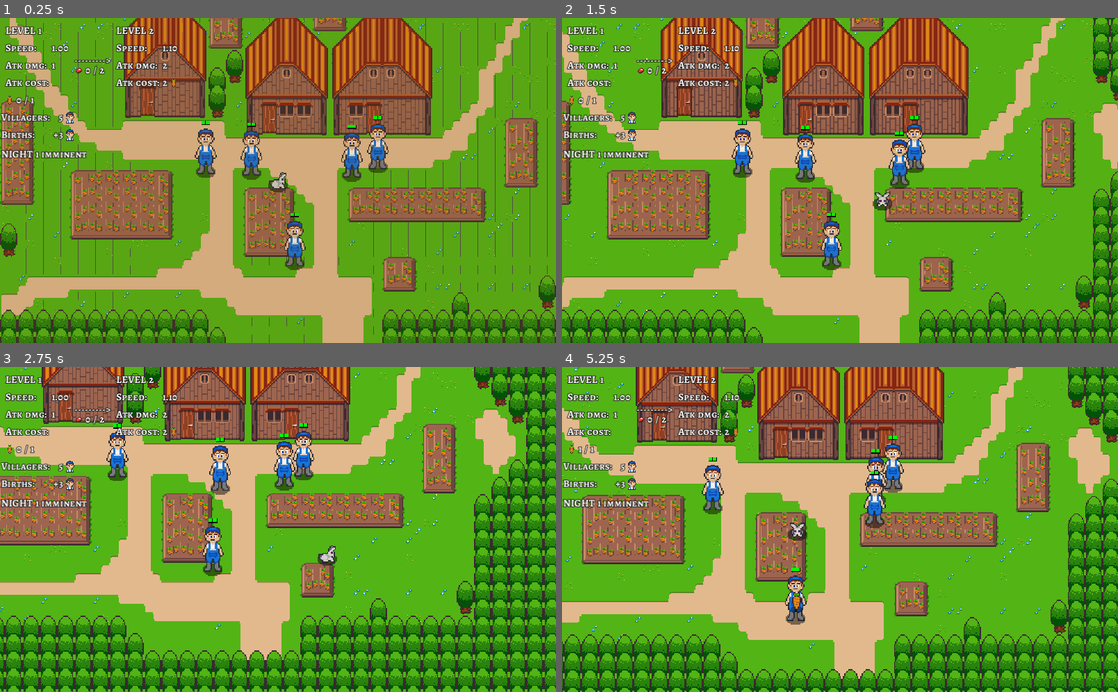
Above: before the commit, frames 1-4 (two rows, left to right).
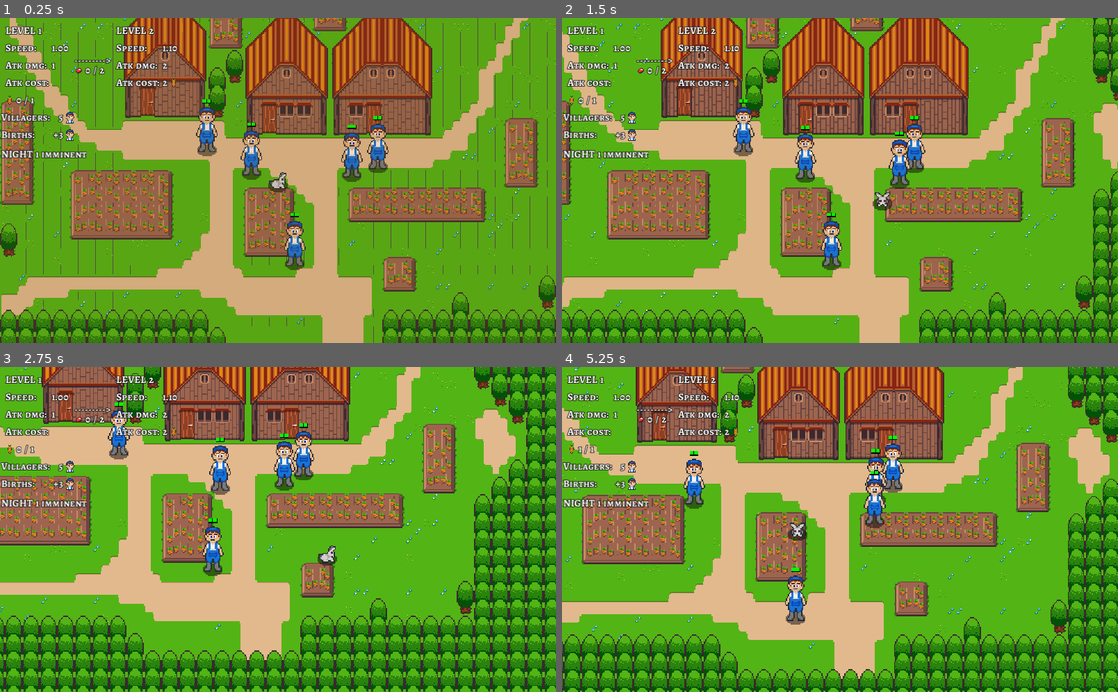
Above: after the commit, the same moments.

Repository: axerosh/rabbit-rampage
Game: Godot game, scene res://level2.tscn
The game is run twice, just before and just after one commit, with the same random seed, the same clock (stepped at 60 frames per second) and the same inputs.
Inputs:
- Up to frame 1 (0.25 s): no input
- Up to frame 2 (1.5 s): tap Enter at 0.5 s; hold D (move_right) 0.53-1.28 s; tap Space (attack) at 0.6, 1.35 s; hold S (move_down) from 1.28 s (still down)
- Up to frame 3 (2.75 s): release S (move_down) at 2.03 s; hold D (move_right) from 2.03 s (still down); tap Space (attack) at 2.1 s
- Up to frame 4 (5.25 s): release D (move_right) at 2.78 s; hold W (move_up) 2.78-3.53 s; tap Space (attack) every 0.75 s from 2.85 to 5.1 s; hold A (move_left) 3.53-5.03 s; hold S (move_down) from 5.03 s (still down)

The runs differ from the first frame. In frame 1, 0.7% of the frame differs, in the area x 10-99%, y 25-100%; in frame 2, 0.6%; in frame 3, 0.6%; in frame 4, 0.9%, in the area x 21-44%, y 25-76%.

Commit message:
Fix y-sorting of characters

Diff:
--- a/humans/farmer_spawn_manager.gd
+++ b/humans/farmer_spawn_manager.gd
@@ -39,7 +39,7 @@
 		if (spawn_zone.acculumated_area > roll):
 			var spawn_point: Vector2 = spawn_zone.get_point_in_zone(rng)
 			var spawned_scene: Human = scene_to_spawn.instance()
-			add_child(spawned_scene)
+			$"/root/Game/Ground".add_child(spawned_scene)
 			spawned_scene.global_position = spawn_point
 			return
 
--- a/humans/human.tscn
+++ b/humans/human.tscn
@@ -18,6 +18,8 @@
 colors = PoolColorArray( 0.501961, 0.501961, 0.501961, 1, 0.756863, 0.756863, 0.756863, 0.611765, 0.913725, 0.913725, 0.913725, 0.435294 )
 
 [node name="Human" type="KinematicBody2D"]
+z_index = 1
+z_as_relative = false
 script = ExtResource( 2 )
 
 [node name="CollisionShape2D" type="CollisionShape2D" parent="."]
--- a/humans/spawn_manager.gd
+++ b/humans/spawn_manager.gd
@@ -55,7 +55,7 @@
 			var health_time_lookup = clamp(1, time_accumulated, time_scale) / time_scale
 			var max_health = floor(health_over_time.interpolate(health_time_lookup))
 			spawned_scene.max_health = max_health
-			add_child(spawned_scene)
+			$"/root/Game/Ground".add_child(spawned_scene)
 			spawned_scene.global_position = spawn_point
 			return
 
--- a/level2.tscn
+++ b/level2.tscn
@@ -396,14 +396,29 @@
 
 [node name="Game" type="Node2D"]
 
-[node name="TileMap" type="TileMap" parent="."]
+[node name="Ground" type="TileMap" parent="."]
 z_index = -1
 tile_set = SubResource( 8 )
 cell_size = Vector2( 16, 16 )
+cell_y_sort = true
 format = 1
 tile_data = PoolIntArray( -2162726, 0, 0, -2162725, 0, 0, -2162724, 0, 0, -2162723, 0, 0, -2162722, 0, 0, -2162721, 0,  …(214027 unchanged characters)…
 
-[node name="TileMap2" type="TileMap" parent="TileMap"]
+[node name="Rabbit" parent="Ground" instance=ExtResource( 2 )]
+position = Vector2( 512, 339 )
+z_index = 1
+z_as_relative = false
+
+[node name="Farmer1" parent="Ground" instance=ExtResource( 3 )]
+position = Vector2( 696, 285 )
+
+[node name="Farmer2" parent="Ground" instance=ExtResource( 3 )]
+position = Vector2( 543, 464 )
+
+[node name="Farmer3" parent="Ground" instance=ExtResource( 3 )]
+position = Vector2( 381, 254 )
+
+[node name="CollisionLayer" type="TileMap" parent="."]
 scale = Vector2( 2, 2 )
 z_as_relative = false
 tile_set = SubResource( 27 )
@@ -413,22 +428,11 @@
 tile_data = PoolIntArray( -1048595, 5, 2, -1048594, 5, 2, -1048593, 5, 2, -1048592, 5, 2, -1048591, 5, 2, -1048590, 5,  …(47471 unchanged characters)…
 
 [node name="LevelNavigation" type="Navigation2D" parent="."]
+visible = false
 script = ExtResource( 4 )
 
 [node name="NavigationPolygonInstance" type="NavigationPolygonInstance" parent="LevelNavigation"]
 navpoly = SubResource( 6 )
-
-[node name="Rabbit" parent="." instance=ExtResource( 2 )]
-position = Vector2( 512, 339 )
-
-[node name="Farmer1" parent="." instance=ExtResource( 3 )]
-position = Vector2( 696, 285 )
-
-[node name="Farmer2" parent="." instance=ExtResource( 3 )]
-position = Vector2( 543, 464 )
-
-[node name="Farmer3" parent="." instance=ExtResource( 3 )]
-position = Vector2( 379, 294 )
 
 [node name="VillagerSpawner" type="Node2D" parent="."]
 script = ExtResource( 12 )
